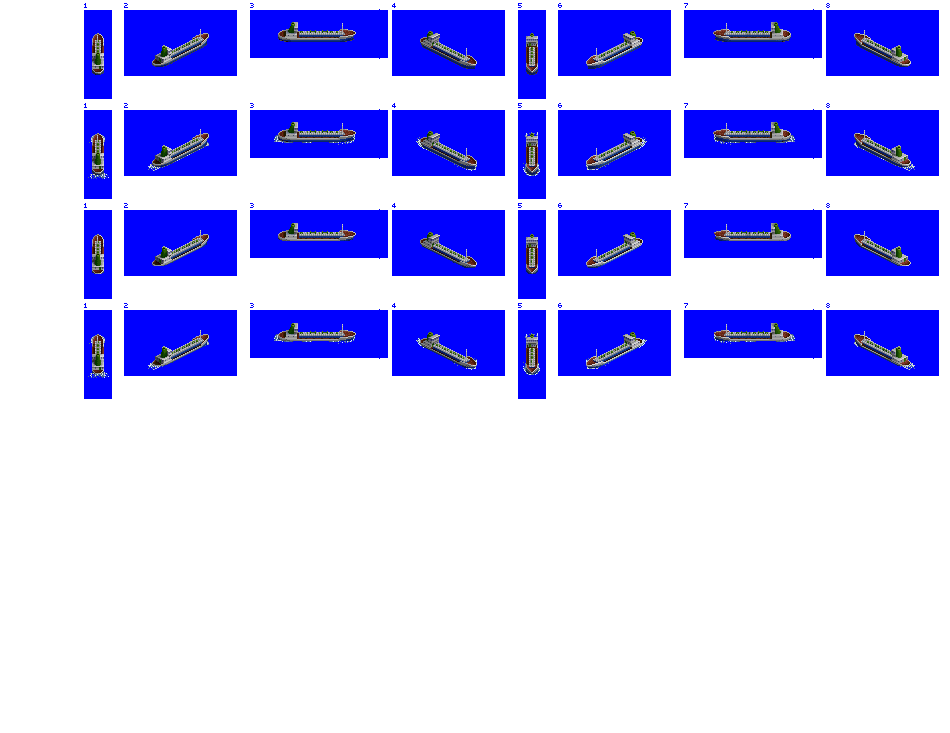
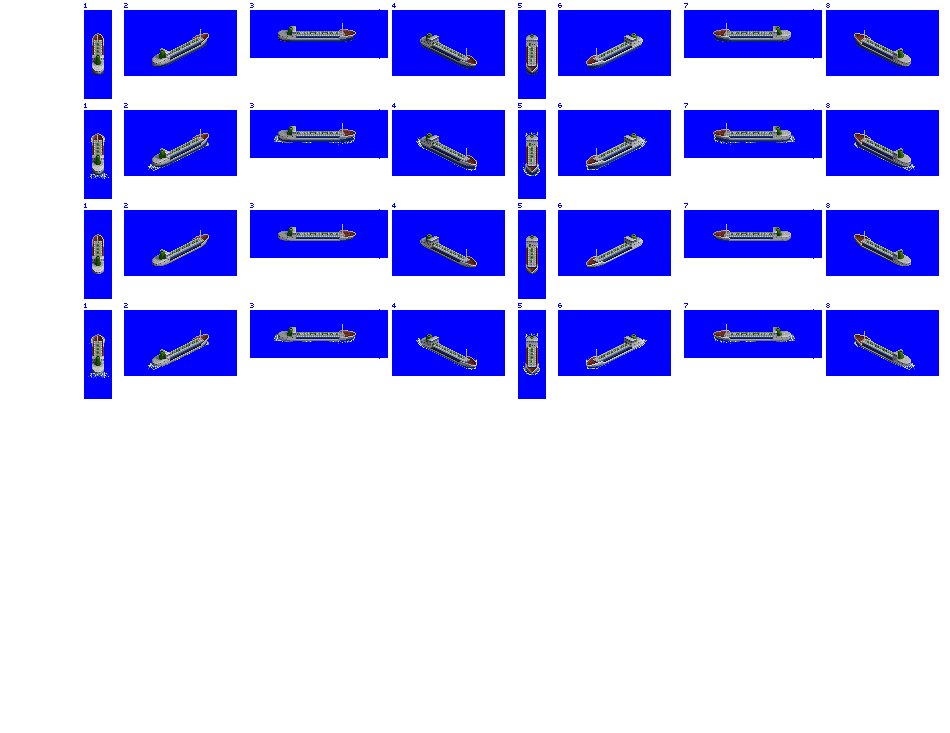
Comparing the layer stacks of the two 950 × 733 images. Changes:
painted on "tanker" over [94, 30, 893, 368]
painted on "Large Trader" over [92, 22, 911, 374]
